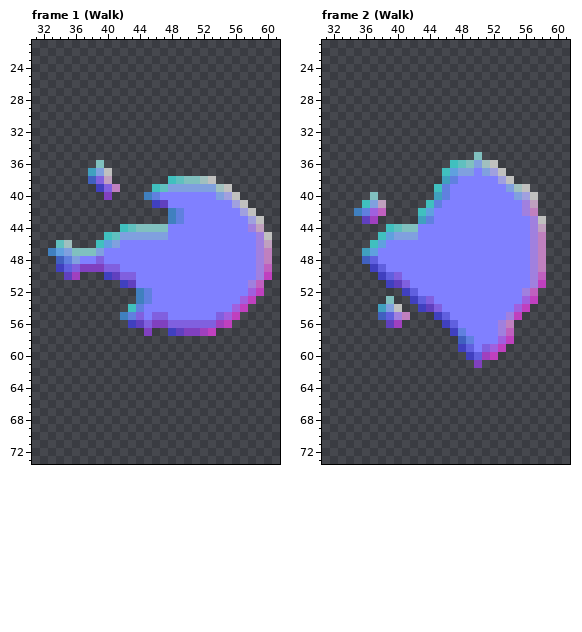
A pixel-art file gets an edit: art/enemy/blob.aseprite. This is how it looked before the edit.
96x96 pixels, 7 frames. Shown: frame 1 (Walk): x 31..61, y 21..73; frame 2 (Walk): x 31..61, y 21..73. The commit also changed other frames, which this record leaves out.
After:
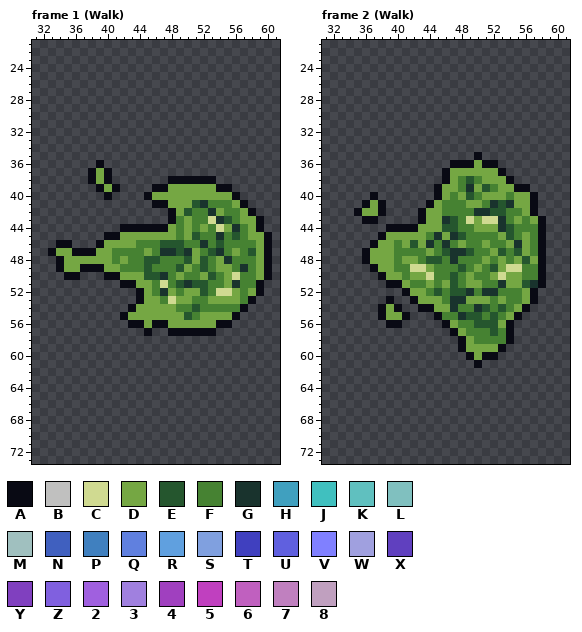
Palette (. is transparent): A #090a14  B #c0c0bf  C #d0da91  D #75a743  E #25562e  F #468232  G #19332d  H #40a0bf  J #40c0bf  K #60c0bf  L #80c0bf  M #a0c0bf  N #4060bf  P #4080bf  Q #6080df  R #60a0df  S #80a0df  T #4040bf  U #6060df  V #8080ff  W #a0a0df  X #6040bf  Y #8040bf  Z #8060df  2 #a060df  3 #a080df  4 #a040bf  5 #c040bf  6 #c060bf  7 #c080bf  8 #c0a0bf
The author wrote: Blob enemy split behaviour.
Changes in this commit:
layer "Blob" now shown
layer "Blob_NormalGenerated" now hidden
--- frame 1 (Walk)
@@ x 31..61 @@
 35 ...............................
-36 ........L......................
-37 .......HSB.....................
-38 .......NZ8.......JKLLMB........
-39 ........TZ7....JKSSSSSSMB......
-40 .........Y....PQVVVVVVVSWB.....
-41 ...............TXVVVVVVVVWB....
-42 .................PQVVVVVVVWB...
-43 .................PQVVVVVVVVWB..
-44 ...........JKLLLLVVVVVVVVVV38..
-45 .........JKSSSSSSVVVVVVVVVVV3B.
-46 ...KM...JRSVVVVVVVVVVVVVVVVV38.
-47 ..PRSLLLSVVVVVVVVVVVVVVVVVVV37.
-48 ...NQSVVZVVVVVVVVVVVVVVVVVVV37.
-49 ...TUZYYYZZVVVVVVVVVVVVVVVVV36.
-50 ....X4...TXZZVVVVVVVVVVVVVVV35.
-51 ...........TXVVVVVVVVVVVVVV36..
-52 .............PQVVVVVVVVVVVV25..
-53 .............PQVVVVVVVVVVV25...
-54 ............JQVVVVVVVVVVV25....
-55 ...........PQZVZZVVVVVVZ25.....
-56 ............TXZYYZZZZZZ45......
-57 ..............Y..TXYY45........
+36 ........A......................
+37 .......ADA.....................
+38 .......ADA.......AAAAAA........
+39 ........ADA....AADDDDDDAA......
+40 .........A....ADDDDDDDDDDA.....
+41 ...............AADDDEGFFFDA....
+42 .................ADEFFGDFFDA...
+43 .................AFDFFCGEFDDA..
+44 ...........AAAAAADFDFDFCDGFDA..
+45 .........AADDDDDDDFDEFFGFEFDDA.
+46 ...AA...ADDDDFFFEEEFFGFEFFFFDA.
+47 ..ADDAAADDFFFFDFGGEGDFEGFDFEDA.
+48 ...ADDDDDDFDFFEEFFFEDEFDGFFFDA.
+49 ...ADDAAADDFFFEFFFEDFEFDDFGFDA.
+50 ....AA...AADDDEEGFDFFDEFDCFFDA.
+51 ...........AADDFCFEGEEFFDGFFA..
+52 .............ADFGDFDDEFCCDFDA..
+53 .............ADDFCDDFFDDDDFA...
+54 ............ADDDDDFFEFFFFFA....
+55 ...........ADDDDDDDEFDDDDA.....
+56 ............AADAADDDDDDAA......
+57 ..............A..AAAAAA........
 58 ...............................
--- frame 2 (Walk)
@@ x 31..61 @@
 34 ...............................
-35 ...................L...........
-36 ................JKLSMB.........
-37 ...............JRSSVSWB........
-38 ...............HQVVVVVWB.......
-39 ..............JQVVVVVVVSMB.....
-40 ......L.......HQVVVVVVVVSWB....
-41 .....JS8.....JQVVVVVVVVVV38....
-42 ....PQ26....JRVVVVVVVVVVV37....
-43 .....X4.....HQVVVVVVVVVVVV3B...
-44 ........JKLLVVVVVVVVVVVVVV38...
-45 .......JRSSSVVVVVVVVVVVVVV37...
-46 ......JRVVVVVVVVVVVVVVVVVV37...
-47 .....HRVVVVVVVVVVVVVVVVVVV37...
-48 .....NUVVVVVVVVVVVVVVVVVVV37...
-49 ......TUVVVVVVVVVVVVVVVVVV37...
-50 .......TUZVVVVVVVVVVVVVVVV36...
-51 ........TXZVVVVVVVVVVVVVVV35...
-52 ..........TUVVVVVVVVVVVVV36....
-53 ........L..TUZVVVVVVVVVVV25....
-54 .......HSB..TXZVVVVVVVVV25.....
-55 .......NU37...TUVVVVVVV35......
-56 ........X4.....TUVVVVV37.......
-57 ................TQVVVV36.......
-58 .................NQVVV25.......
-59 .................TUVZ25........
-60 ..................TU45.........
-61 ...................Y...........
+35 ...................A...........
+36 ................AAADAA.........
+37 ...............ADDDDDDA........
+38 ...............ADFEFDDDA.......
+39 ..............ADDFGDEFDDAA.....
+40 ......A.......ADFDEFDDDFDDA....
+41 .....ADA.....ADFFFDDFGEGDDA....
+42 ....ADDA....ADDFFFFGGEEFFDA....
+43 .....AA.....ADDGEFCDCCGFDFDA...
+44 ........AAAADDDEEFFDDDGEFFFA...
+45 .......ADDDDDFGDGEFFFFDEFDFA...
+46 ......ADDFDEDGFGFDFFDFFDGDFA...
+47 .....ADDDFFFFDFEGGEFFDEFEDFA...
+48 .....ADDDFDDFEEFGFFFDFDFDEDA...
+49 ......ADDFFCCDFFFEFDFEDCCFFA...
+50 .......ADDFDDCFFEFDFFDCDDFFA...
+51 ........AADFFDFDEFDDFFGDDEGA...
+52 ..........ADDFEFEEGFGGFFFDA....
+53 ........A..ADDDFGGDDDFDFFDA....
+54 .......ADA..AADDGFFGEFEFDA.....
+55 .......ADDA...AFFGEEFEFDA......
+56 ........AA.....ADFFEEEDA.......
+57 ................ADFFFEFA.......
+58 .................ADFFFFA.......
+59 .................ADDDDA........
+60 ..................ADAA.........
+61 ...................A...........
 62 ...............................
